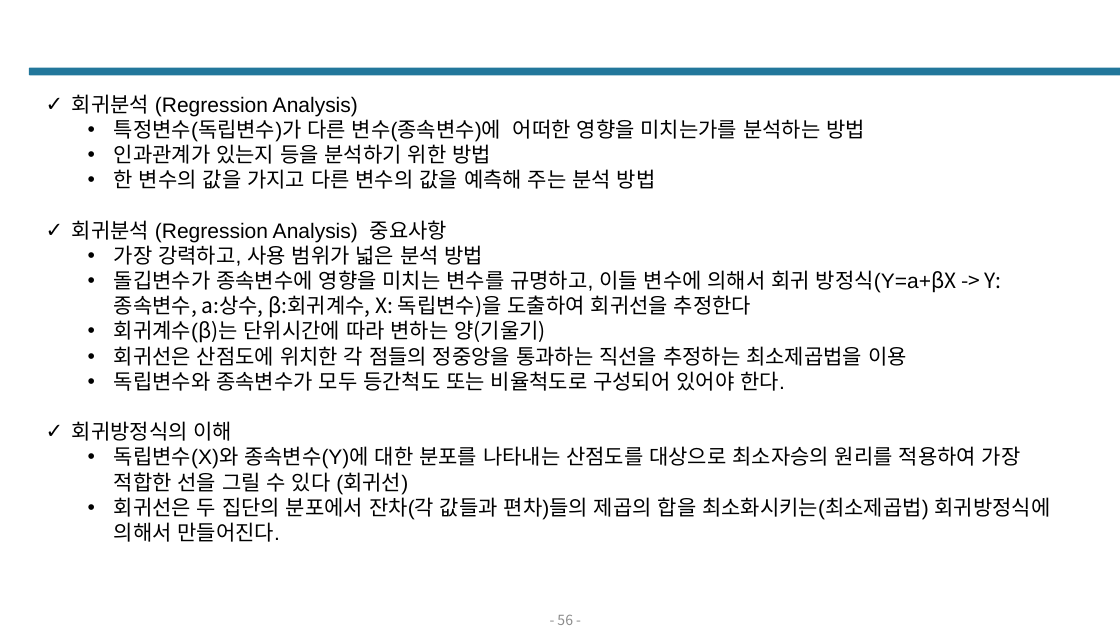
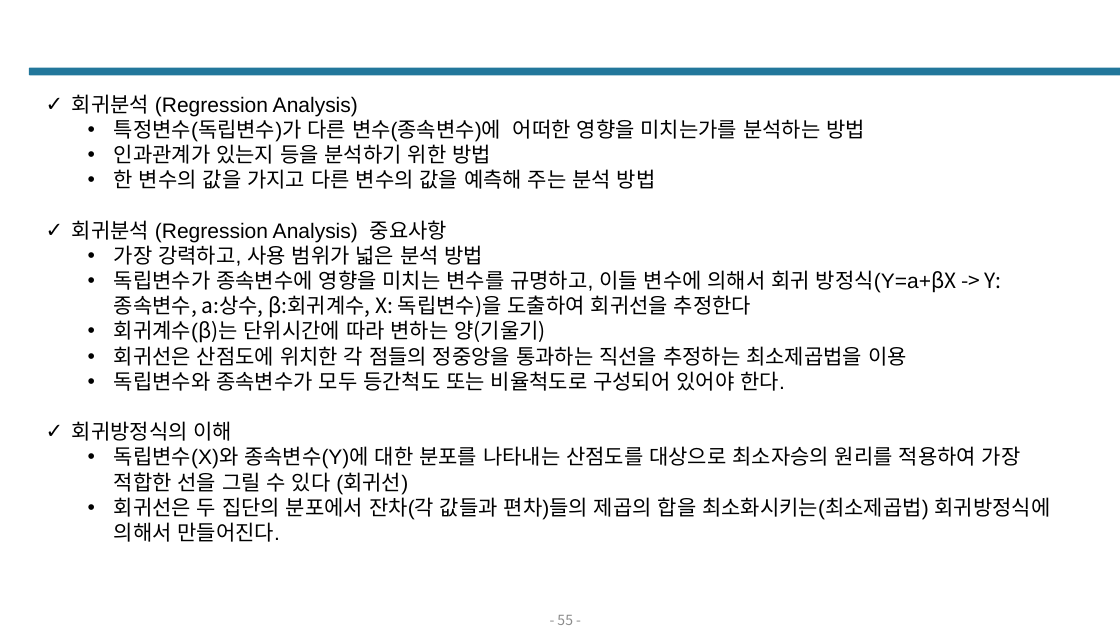
Before and after one commit to Q3333/TIL, a slide deck: slide 55 of BigData/통계/통계v3.pptx (slide 56 before the commit). Drawn at 1120x630 pixels with LibreOffice and Linux fonts; fonts in the diff are those of the drawing. Boxes give left, top, right and bottom in pixels: in the first picture for what was removed or moved away, otherwise in the second. Text is boxed around its words. In the diff, an @@ line names an element or a change of style, - is before the commit and + after.

```diff
--- a/BigData/통계/통계v3.pptx
+++ b/BigData/통계/통계v3.pptx
@@ text at (114, 270, 1001, 318): text changed @@
-  • 돌깁변수가 종속변수에 영향을 미치는 변수를 규명하고, 이들 변수에 의해서 회귀 방정식(Y=a+βX -> Y:종속변수, a:상수, β:회귀계수, X: 독립변수)을 도출하여 회귀선을 추정한다
+  • 독립변수가 종속변수에 영향을 미치는 변수를 규명하고, 이들 변수에 의해서 회귀 방정식(Y=a+βX -> Y:종속변수, a:상수, β:회귀계수, X: 독립변수)을 도출하여 회귀선을 추정한다
@@ page number at (557, 615, 573, 625): text changed @@
-- 56 -
+- 55 -
```
Also in this commit, not shown: 12 other slides changed, 43 slides added, 1 slide removed, 55 other files.
